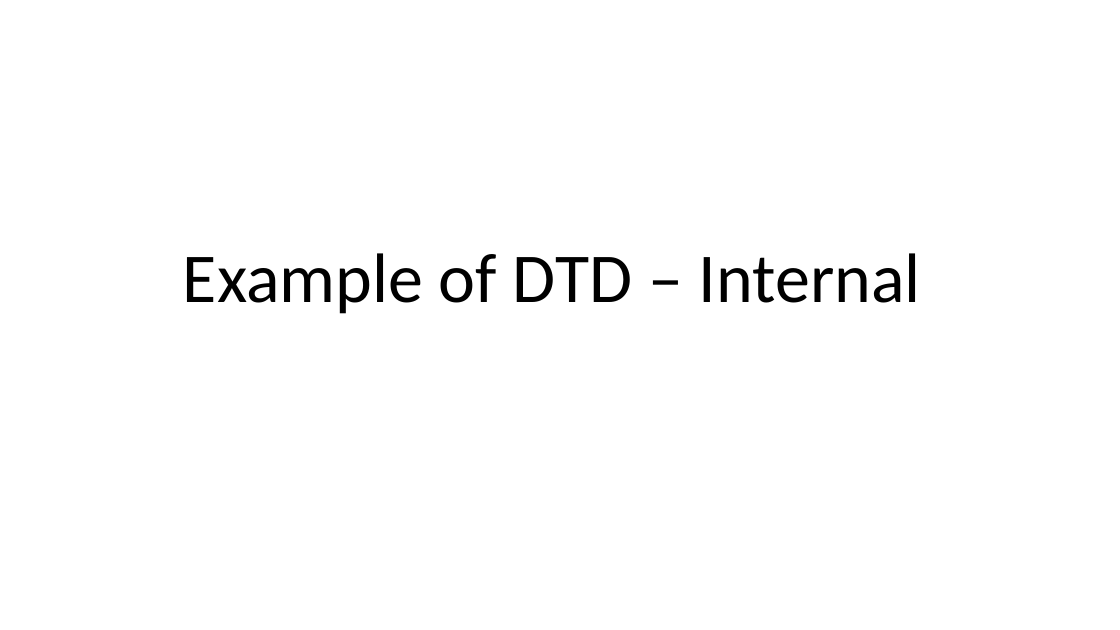
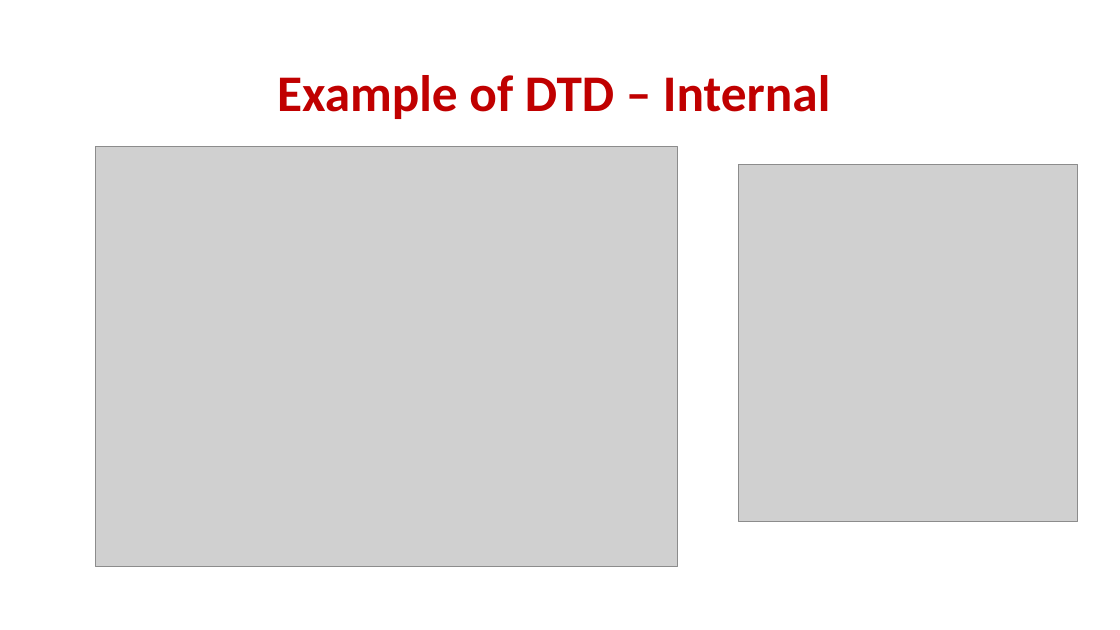
Before and after one commit to donkhan/msc, a slide deck: slide 2 of WebTechnology/XML/Lect_2_XML_Schema.ppt. Drawn at 1120x630 pixels with LibreOffice and Linux fonts; fonts in the diff are those of the drawing; grey boxes stand for pictures. Boxes give left, top, right and bottom in pixels: in the first picture for what was removed or moved away, otherwise in the second. Text is boxed around its words. In the diff, an @@ line names an element or a change of style, - is before the commit and + after.

```diff
--- a/WebTechnology/XML/Lect_2_XML_Schema.ppt
+++ b/WebTechnology/XML/Lect_2_XML_Schema.ppt
@@ title "Example of DTD – Internal": place and size @@
-title "Example of DTD – Internal" at (183,253,921,314)
+title "Example of DTD – Internal" at (277,75,830,119)
@@ title "Example of DTD – Internal" at (277,75,830,119): size 60 to 44 pt, text colour #000000 to #C00000, bold on; vertical alignment bottom to middle @@
@@ picture added at (95,147,678,567) @@
@@ picture added at (739,164,1078,521) @@
```
Also in this commit, not shown: 17 other slides changed, 19 slides added, 19 slides removed.
